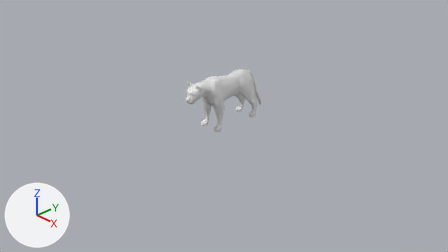
The Blender file Animals/Model/Jaguar.blend as it was, and as the next commit left it.
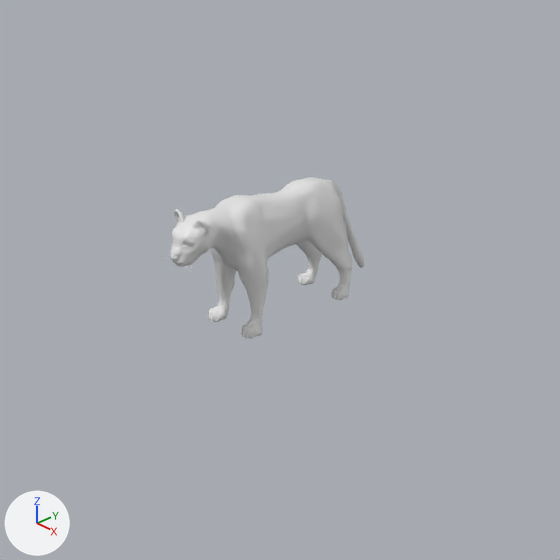
Old and new are each drawn from the file's camera 'Camera' and again close up on the part from 27% to 76% of the width and 0% to 87% of the height. The axes (+X, +Y, +Z) are drawn at lower left. The lights are the same throughout.

Before the edit, the objects in view are built like this:
```python
me_panther = bpy.data.meshes.new('PANTHER')
me_panther.from_pydata(...)  # 4993 vertices, 9838 faces; spans x -0.25..0.25, y 0.0..0.96, z -0.99..0.85
me_panther.polygons.foreach_set('use_smooth', [True] * 9838)
me_panther.materials.append(mat_default_obj)  # its picture is missing
ob_panther = bpy.data.objects.new('PANTHER', me_panther)
ob_panther.location = (0.0, 0.0, 0.0)
ob_panther.rotation_euler = (1.571, 0.0, 0.0)  # degrees (90, 0, 0)
```
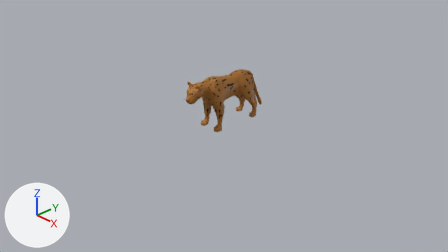
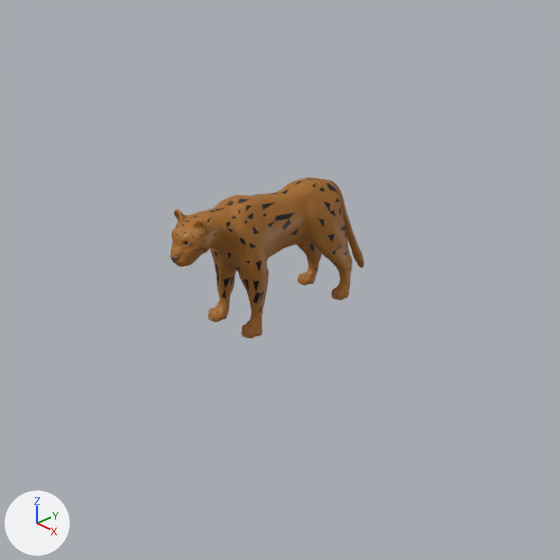
What differs and where, as boxes [x1, y1, x2, y2] in the close-ups (560 x 560 px):
part 1 of me_panther, recoloured (grey to brown)
    both: [157, 177, 364, 338]
part 2 of me_panther, recoloured
    both: [175, 178, 350, 312]

What changed in the scene script:
```text
Add mat_material_002:
    mat_material_002 = principled_material('Material.002')
    mat_material_002.base_color = (0.0, 0.0, 0.0)  # black #000000
Add mat_material_003:
    mat_material_003 = principled_material('Material.003')
    mat_material_003.base_color = (0.124, 0.066, 0.0927)  # brown #634956
Add mat_material_001:
    mat_material_001 = principled_material('Material.001')
    mat_material_001.base_color = (0.384, 0.145, 0.0166)  # brown #a76a23
Change me_panther:
    where me_panther.from_pydata(...)  # 4993 vertices, 9838 faces; spans x -0.25..0.25, y 0.0..0.96, z -0.99..0.85
    used by ob_panther; location = (0.0, 0.0, 0.0); rotation_euler = (1.571, 0.0, 0.0), in degrees (90, 0, 0)
    me_panther part 1: 9128 of the faces centred in x -0.24..0.24, y 0.0..0.96, z -0.98..0.85 switch from mat_default_obj (its picture is missing) to mat_material_001 (brown #a76a23)
    me_panther part 2: 335 of the faces centred in x -0.23..0.23, y 0.11..0.95, z -0.98..0.79 switch from mat_default_obj (its picture is missing) to mat_material_002 (black #000000)
    add me_panther.materials.append(mat_material_003)  # brown #634956
```
